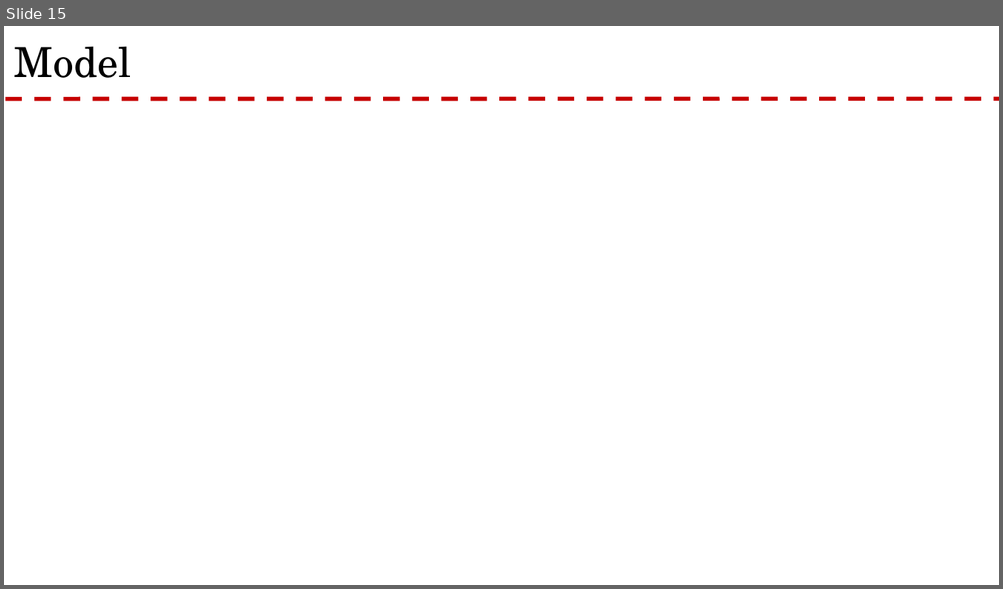
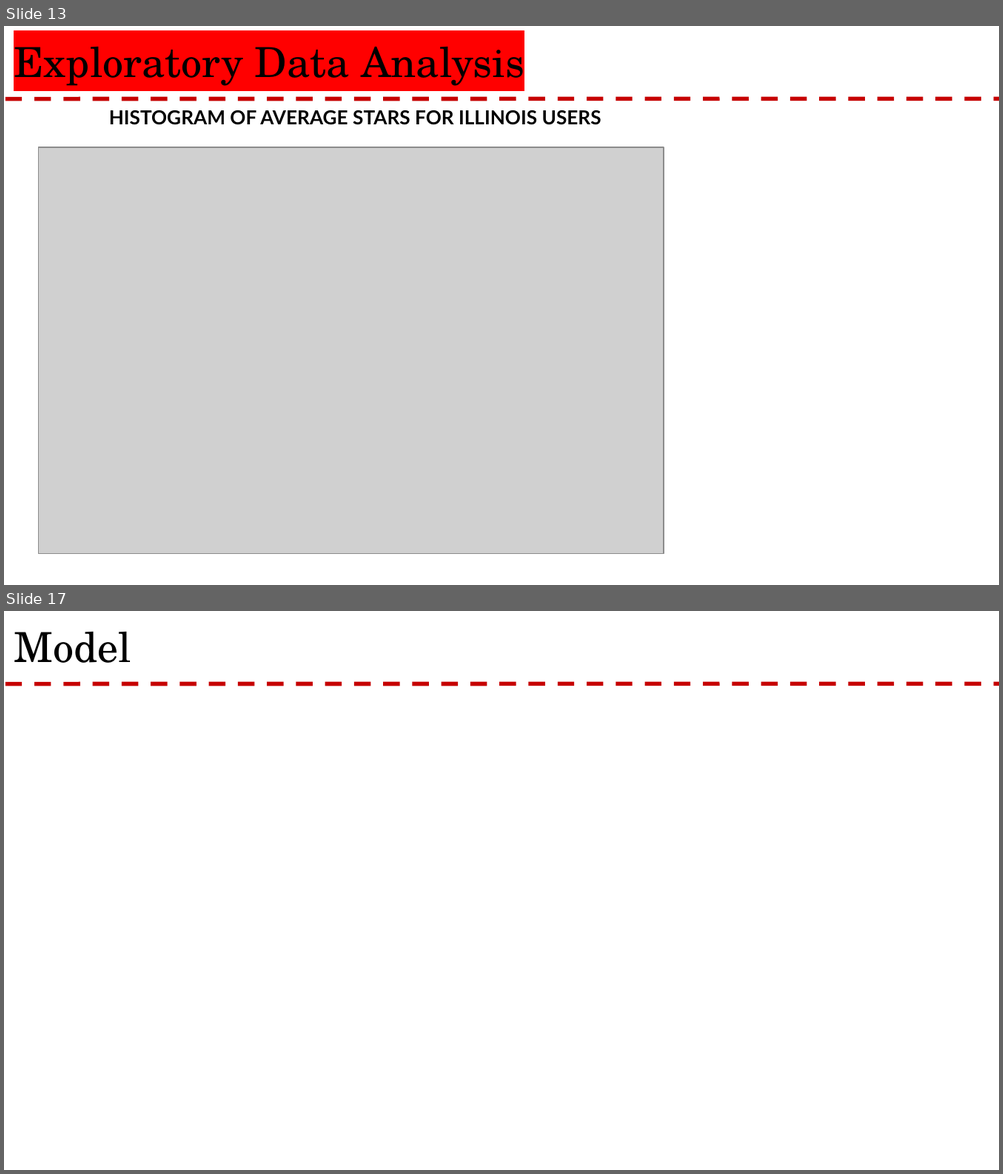
Before and after one commit to rnair7163/Restaurant-Recommendation-System-using-Yelp-Dataset, a slide deck: PPT/Yelp Presentation.pptx. Shown one above the other, each under a label of ours: slide 15 before the commit, slides 13 and 17 after it; the slides between them are not shown. The pictures are 1003x589 and 1003x1174 pixels, drawn with LibreOffice and Linux fonts; fonts in the diff are those of the drawing; grey boxes stand for pictures; background and template pictures are left out. Boxes give left, top, right and bottom in pixels: in the first picture for what was removed or moved away, otherwise in the second. Text is boxed around its words. In the diff, an @@ line names an element or a change of style, - is before the commit and + after.

```diff
--- a/PPT/Yelp Presentation.pptx
+++ b/PPT/Yelp Presentation.pptx
@@ slide 13 added at bbox=[4, 26, 999, 585], background #FFFFFF; not listed: 1 template element that a slide beside it also shows @@
@@ title added at bbox=[14, 46, 524, 86], 30 pt, text #000000 @@
+Exploratory Data Analysis
@@ text added at bbox=[109, 110, 601, 125], 14 pt, text #000000, bold @@
+HISTOGRAM OF AVERAGE STARS FOR ILLINOIS USERS
@@ picture added at bbox=[38, 147, 663, 554] @@
@@ what was slide 15 is now slide 17 @@
```
Also in this commit, not shown: 4 slides changed, 2 other slides added, 1 slide removed.
